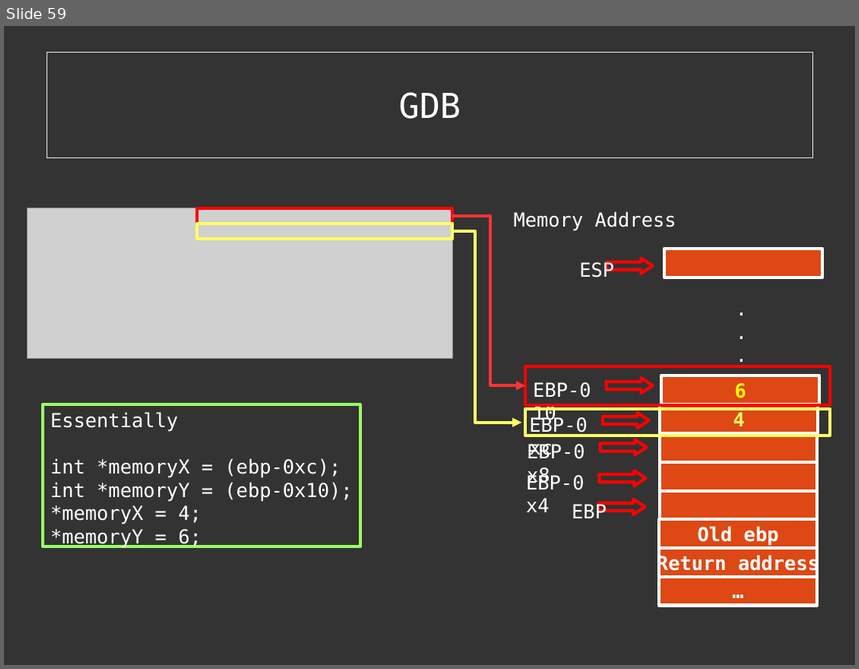
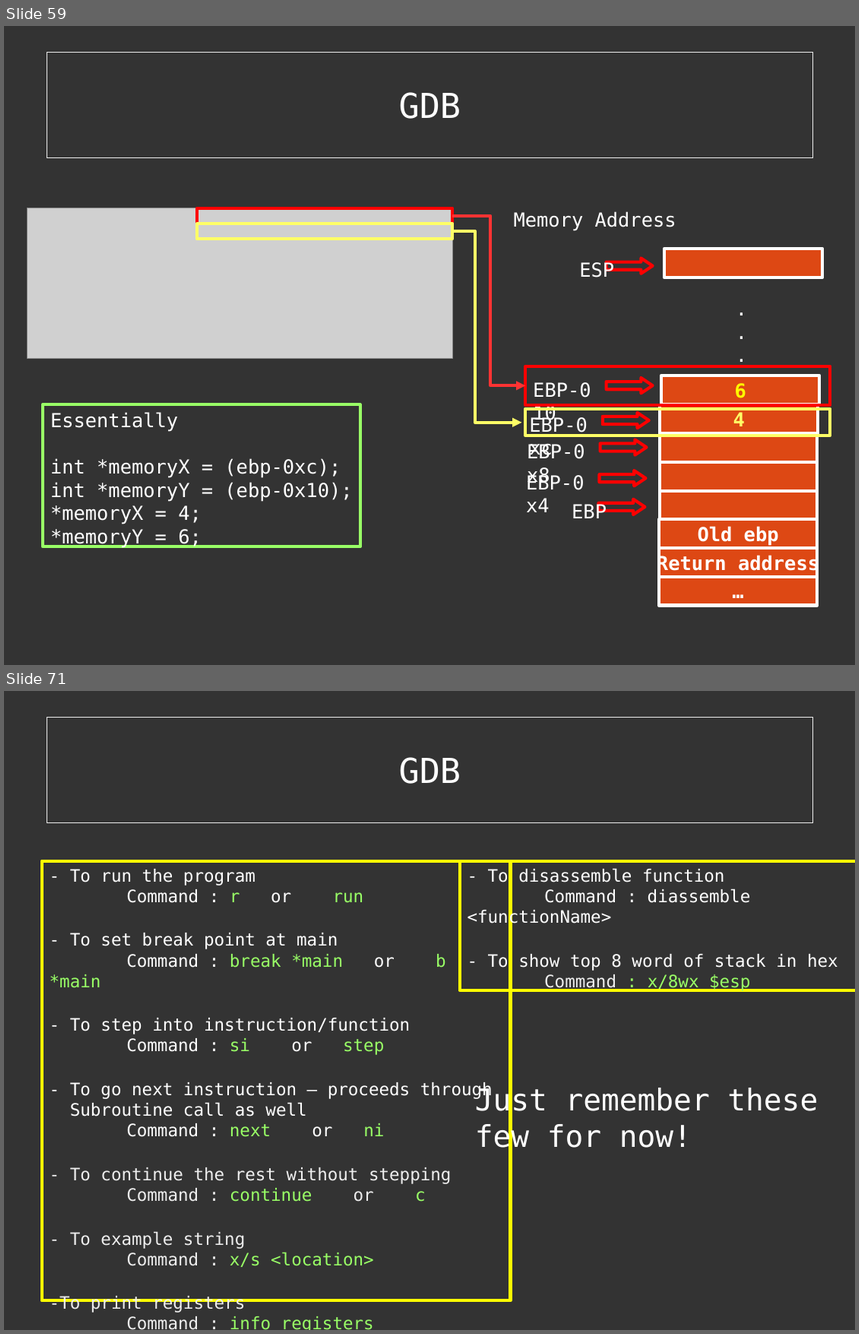
Before and after one commit to cExplr/Reversing_Basics, a slide deck: reversingBasics.odp. Shown one above the other, each under a label of ours: slide 59 before the commit, slides 59 and 71 after it; the slides between them are not shown. The pictures are 859x669 and 859x1334 pixels, drawn with LibreOffice and Linux fonts; fonts in the diff are those of the drawing; grey boxes stand for pictures. Boxes give left, top, right and bottom in pixels: in the first picture for what was removed or moved away, otherwise in the second. Text is boxed around its words. In the diff, an @@ line names an element or a change of style, - is before the commit and + after.

Commit message:
Added more examples and added one magicNumberReversing as hard challenge for beginners

```diff
--- a/reversingBasics.odp
+++ b/reversingBasics.odp
@@ slide 71 added at [4,691,855,1330], background #333333 @@
@@ rectangle added at [47,717,813,822], fill #333333 at 40% opacity, outline #EEEEEE 0 pt, 32 pt, text #FFFFFF @@
+GDB
@@ rectangle added at [42,861,511,1301], outline #FFFF00 2.89 pt, 16 pt, text #FFFFFF @@
+- To run the program
+Command : r or run
+- To set break point at main
+Command : break *main or b *main
+- To step into instruction/function
+Command : si or step
+- To go next instruction – proceeds through
+Subroutine call as well
+Command : next or ni
+- To continue the rest without stepping
+Command : continue or c
+- To example string
+Command : x/s <location>
+-To print registers
+Command : info registers [registername]
@@ rectangle added at [460,861,855,990], outline #FFFF00 2.89 pt, 16 pt, text #FFFFFF @@
+- To disassemble function
+Command : diassemble <functionName>
+- To show top 8 word of stack in hex
+Command : x/8wx $esp
@@ text added at [475,1086,818,1154], 28 pt, text #FFFFFF @@
+Just remember these
+few for now!
```
Also in this commit, not shown: 6 slides changed, 17 other slides added, 1 slide removed, 13 other files.
